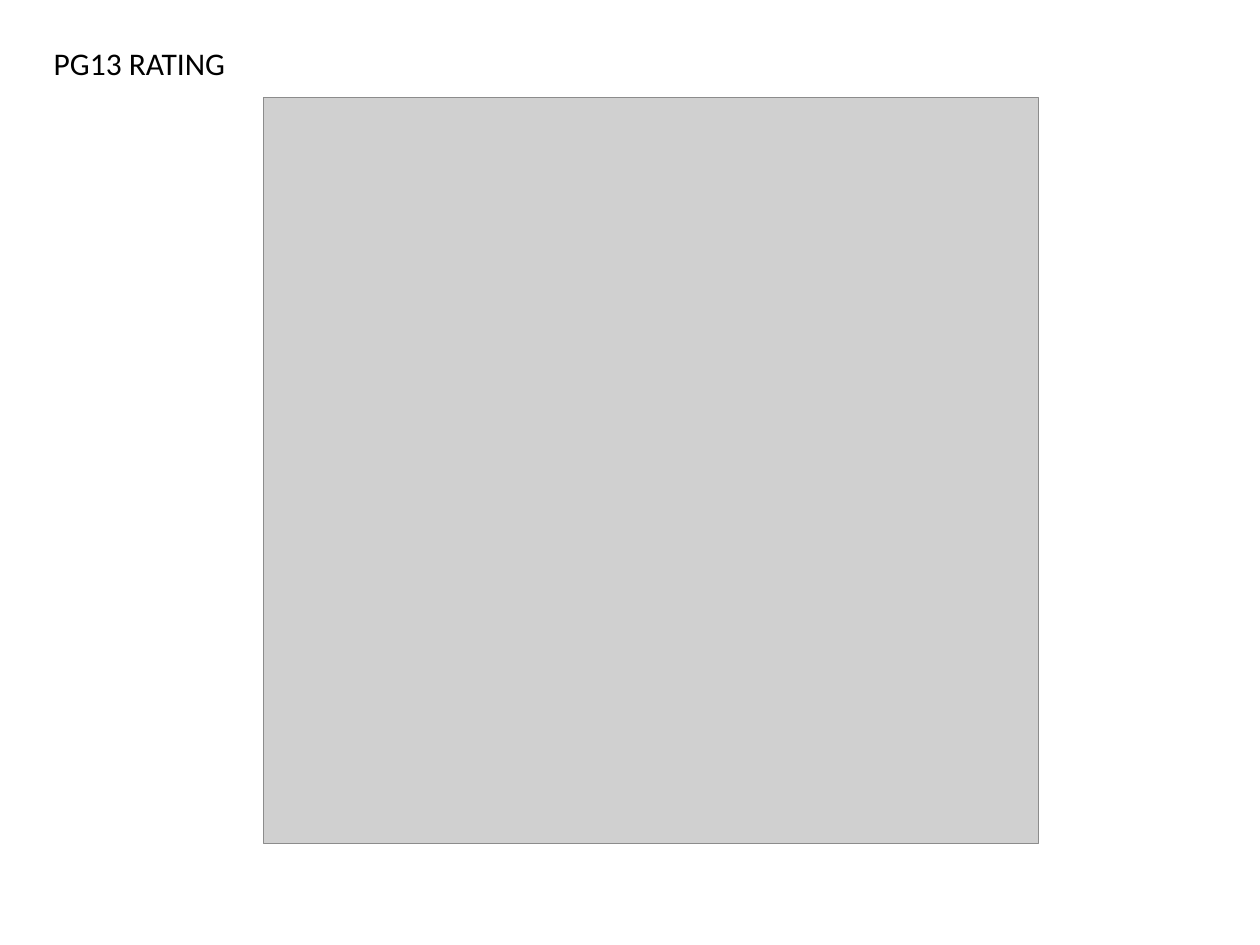
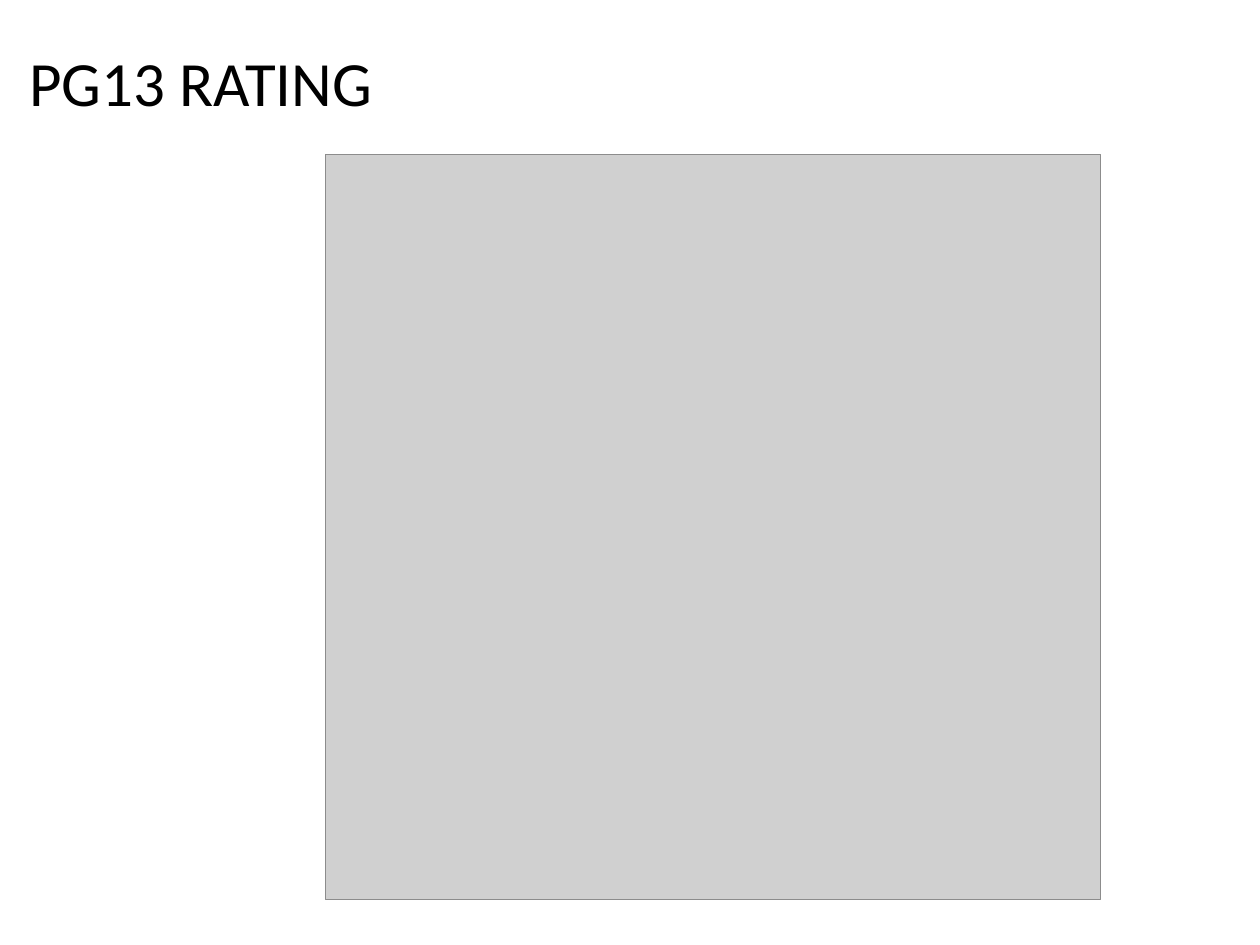
Before and after one commit to karmacelina/predicting_movie_widest_release, a slide deck: slide 16 of Luther_presentation.pptx. Drawn at 1260x945 pixels with LibreOffice and Linux fonts; fonts in the diff are those of the drawing; grey boxes stand for pictures. Boxes give left, top, right and bottom in pixels: in the first picture for what was removed or moved away, otherwise in the second. Text is boxed around its words. In the diff, an @@ line names an element or a change of style, - is before the commit and + after.

```diff
--- a/Luther_presentation.pptx
+++ b/Luther_presentation.pptx
@@ text "PG13 RATING": place and size @@
-text "PG13 RATING" at bbox=[54, 54, 225, 76]
+text "PG13 RATING" at bbox=[29, 65, 371, 107]
@@ text "PG13 RATING" at bbox=[29, 65, 371, 107]: size 18 to 36 pt @@
@@ picture: place and size @@
-picture at bbox=[263, 98, 1038, 844]
+picture at bbox=[325, 154, 1100, 900]
```
Also in this commit, not shown: 5 other slides changed, 3 slides added, 3 slides removed.
